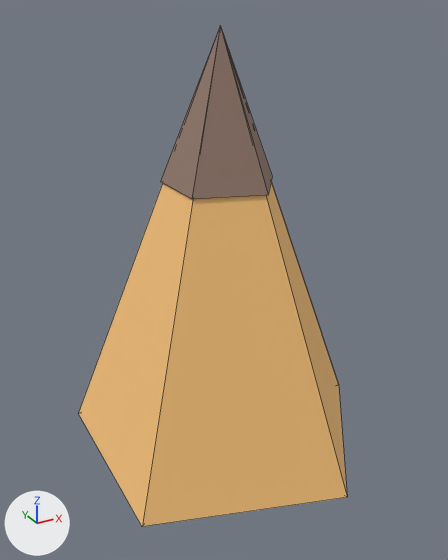
Renders of the glTF model assets/models/companion_ear.glb from each side of a commit.
The view is the same before and after, from a 50 mm lens placed at (-0.0991, -0.1827, 0.1551), pointed at (-0.0009, -0.0041, 0.0658). Every picture has the same lights, and +X, +Y and +Z are marked at lower left. The older version comes first. Mesh edges are drawn as thin lines. Vertices at exactly the same position are counted once.

In view in the first picture: 'companion_ear'.
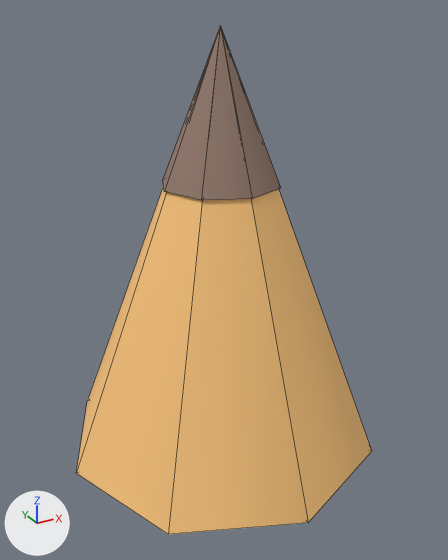
Diff of the bpy script that builds the scene:
```diff
--- a/assets/models/companion_ear.glb.py
+++ b/assets/models/companion_ear.glb.py
@@ me_companion_ear @@
 # used by ob_companion_ear; location = (0.0, 0.0, 0.0)
-me_companion_ear.from_pydata(...)  # 14 vertices, 15 faces; spans x -0.049..0.06, y -0.057..0.057, z 0.0..0.15
+me_companion_ear.from_pydata(...)  # 21 vertices, 32 faces; spans x -0.06..0.06, y -0.06..0.06, z 0.0..0.15
+# me_companion_ear part 1
+# 6 vertices are removed from x -0.049..0.006, y -0.035..0.035, z 0.0..0.1
+# 11 faces are deleted
+# 2 vertices move from x 0.019, y -0.057..0.057, z 0.0 to x 0.042, y -0.042..0.042, z 0.0
+# 13 vertices are added at x -0.06..0.015, y -0.06..0.06, z 0.0..0.1
+# 28 new faces join them
 me_companion_ear.materials.append(mat_companion_ear)
```

Where the change shows, as pixel boxes (x1, y1, x2, y2) in the pictures (448 x 560 px):
'companion_ear', reshaped (10% wider)
    before: (79, 26, 347, 526)
    after: (76, 26, 372, 534)
